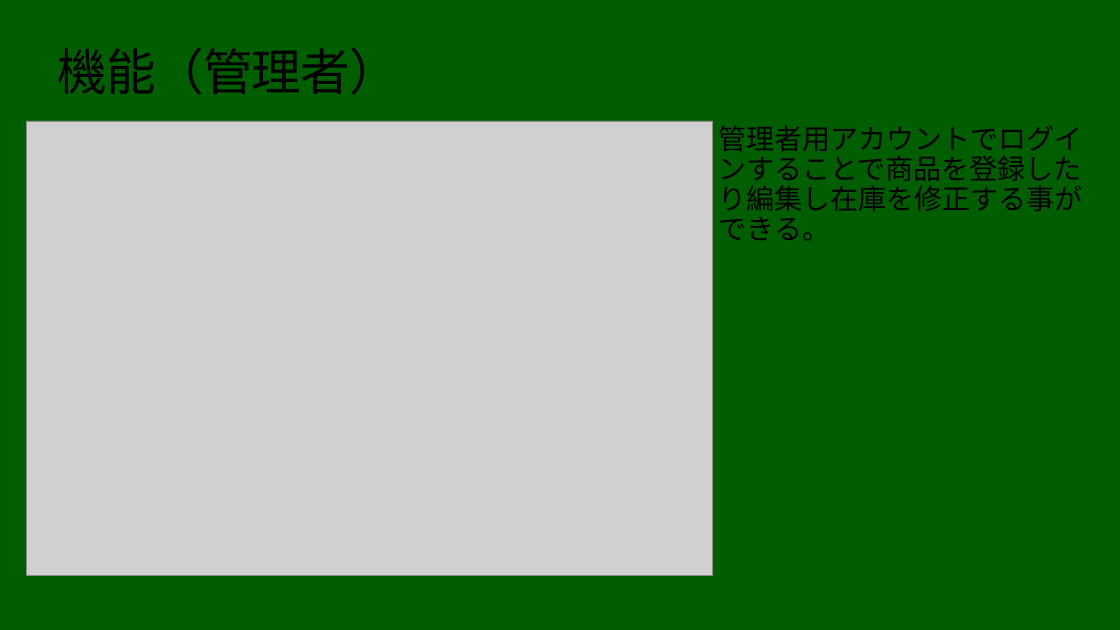
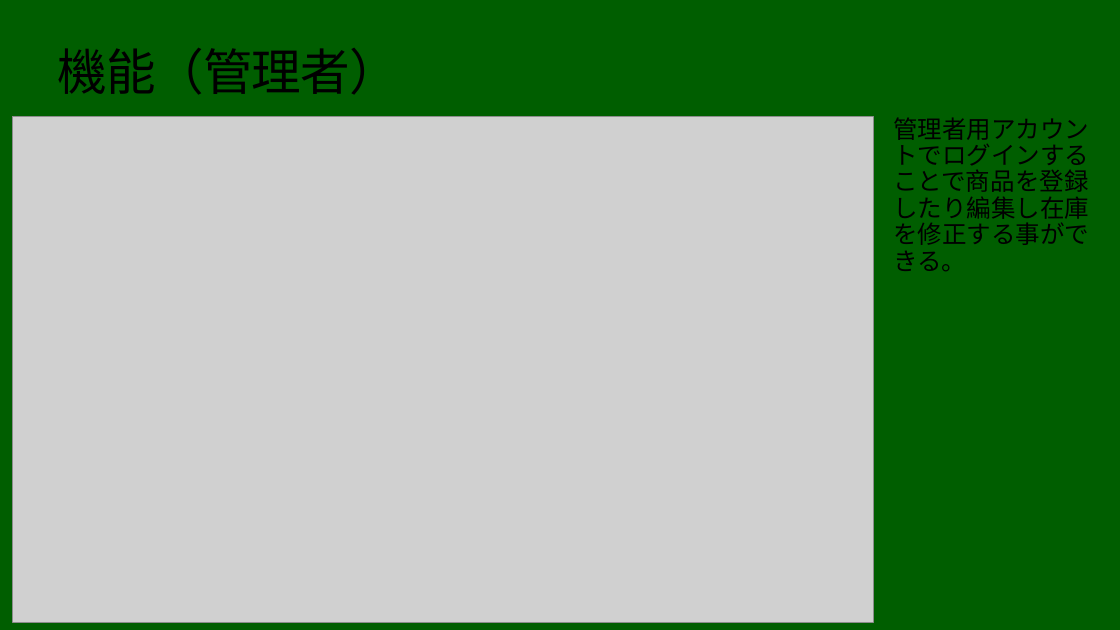
Before and after one commit to PM0705/sotugyouseisaku, a slide deck: slide 5 of 要件定義書.pptx. Drawn at 1120x630 pixels with LibreOffice and Linux fonts; fonts in the diff are those of the drawing; grey boxes stand for pictures; background and template pictures are left out. Boxes give left, top, right and bottom in pixels: in the first picture for what was removed or moved away, otherwise in the second. Text is boxed around its words. In the diff, an @@ line names an element or a change of style, - is before the commit and + after.

```diff
--- a/要件定義書.pptx
+++ b/要件定義書.pptx
@@ picture: place and size @@
-picture at box(26, 121, 713, 575)
+picture at box(12, 117, 873, 622)
@@ text "管理者用アカウントでログインすることで商品を登録したり編集し在庫を修正する事ができる。": place and size @@
-text "管理者用アカウントでログインすることで商品を登録したり編集し在庫を修正する事ができる。" at box(719, 125, 1083, 241)
+text "管理者用アカウントでログインすることで商品を登録したり編集し在庫を修正する事ができる。" at box(893, 117, 1089, 272)
@@ text "管理者用アカウントでログインすることで商品を登録したり編集し在庫を修正する事ができる。" at box(893, 117, 1089, 272): size 48 to 42 pt @@
```
Also in this commit, not shown: 3 other slides changed.
